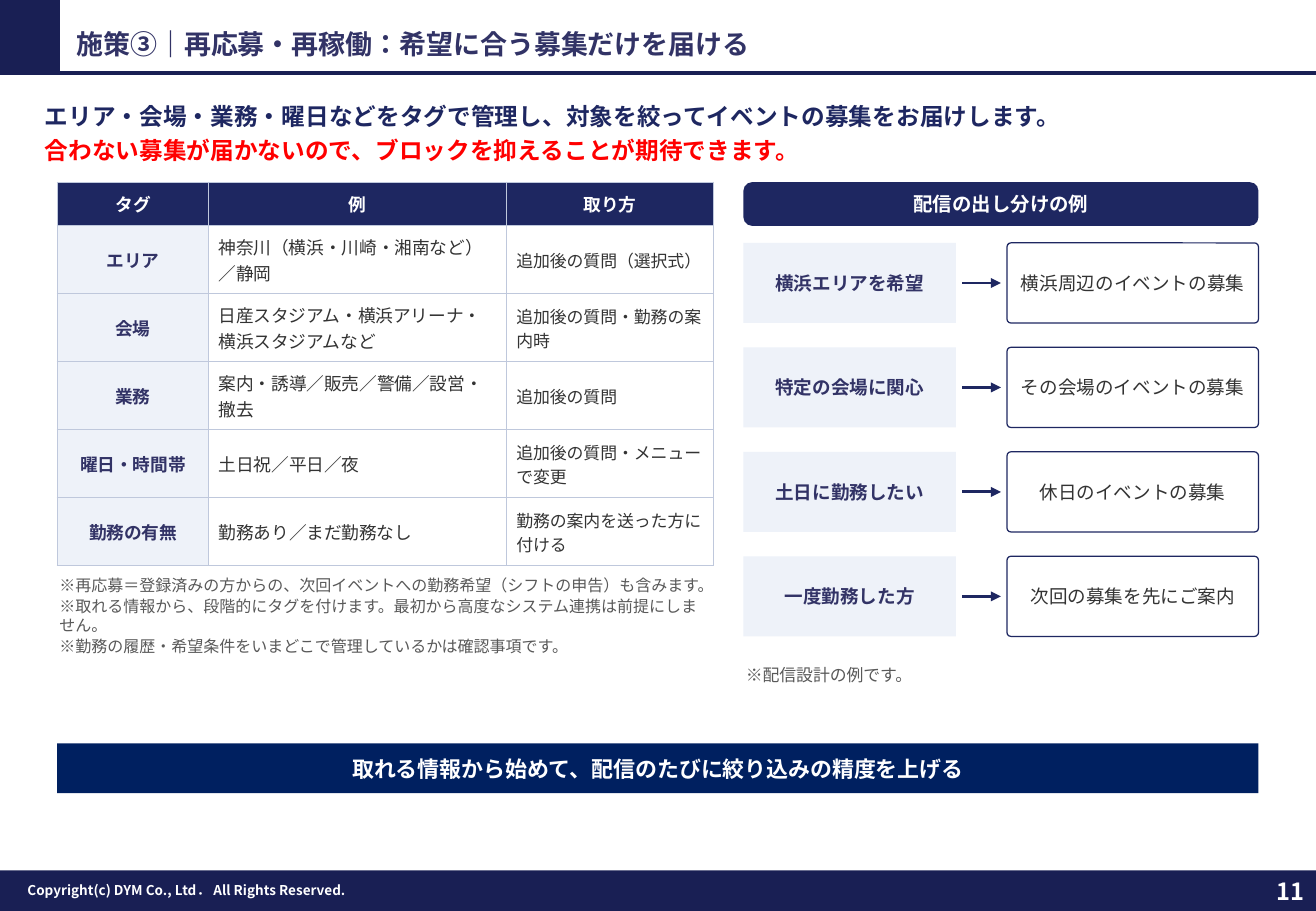
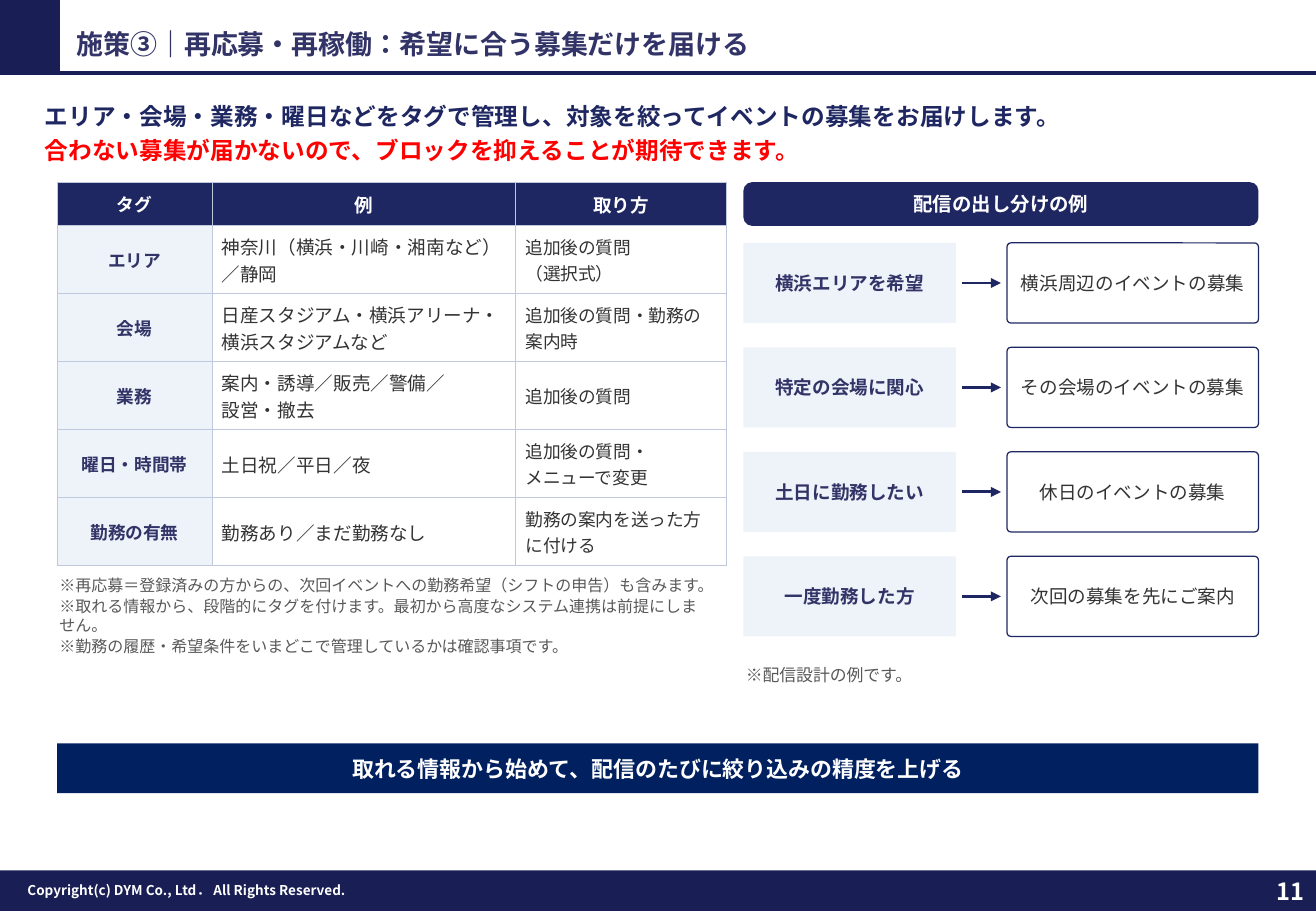
Before and after one commit to tonomura-r-dev/folder, a slide deck: slide 11 of 202610_株式会社横浜シミズ御中_LINE公式アカウント運用のご提案.pptx. Drawn at 1316x911 pixels with LibreOffice and Linux fonts; fonts in the diff are those of the drawing; background and template pictures are left out. Boxes give left, top, right and bottom in pixels: in the first picture for what was removed or moved away, otherwise in the second. Text is boxed around its words. In the diff, an @@ line names an element or a change of style, - is before the commit and + after.

```diff
--- a/202610_株式会社横浜シミズ御中_LINE公式アカウント運用のご提案.pptx
+++ b/202610_株式会社横浜シミズ御中_LINE公式アカウント運用のご提案.pptx
@@ table at <box>57,182,727,566</box> @@
-row 2, column 3: 追加後の質問（選択式）
+row 2, column 3: 追加後の質問 / （選択式）
-row 4, column 2: 案内・誘導／販売／警備／設営・撤去
+row 4, column 2: 案内・誘導／販売／警備／ / 設営・撤去
-row 5, column 3: 追加後の質問・メニューで変更
+row 5, column 3: 追加後の質問・ / メニューで変更
@@ size 10.5 to 11 pt in "例", "取り方", "神奈川（横浜・川崎・湘南など）／静岡", "日産スタジアム・横浜アリーナ・横浜スタジアムなど" and 2 more places @@
@@ size 10 to 10.5 pt in "追加後の質問・勤務の案内時", "追加後の質問", "勤務の案内を送った方に付ける" @@
@@ table: place and size @@
-table at <box>57,182,713,566</box>
+table at <box>57,182,727,566</box>
```
Also in this commit, not shown: 6 other slides changed, 1 slide added, 4 other files.
